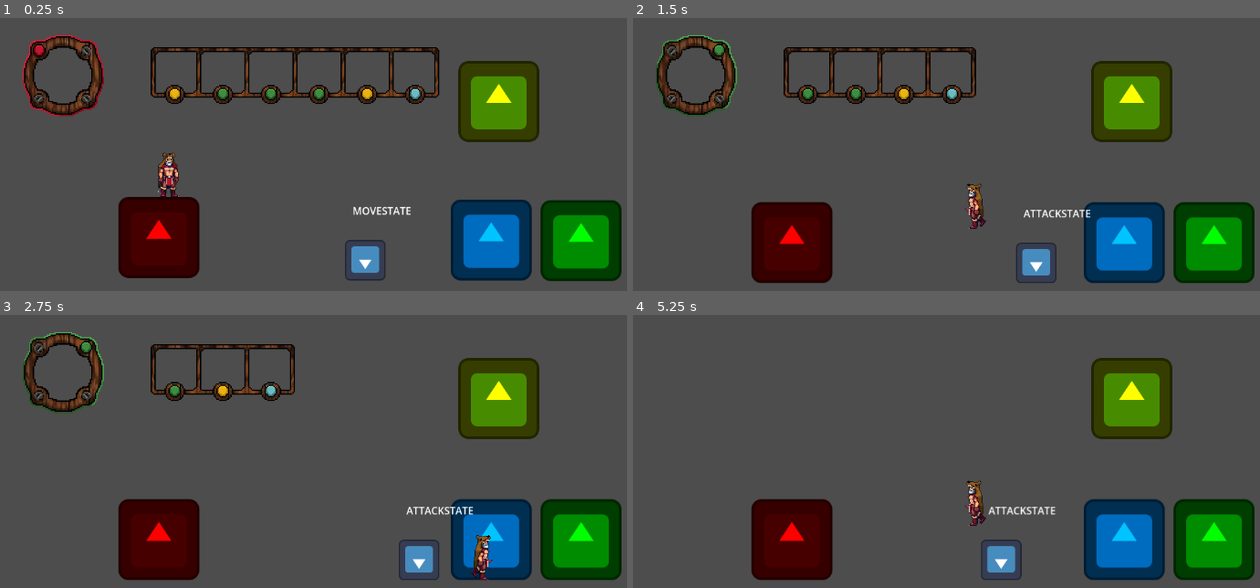
Above: before the commit, frames 1-4 (two rows, left to right).
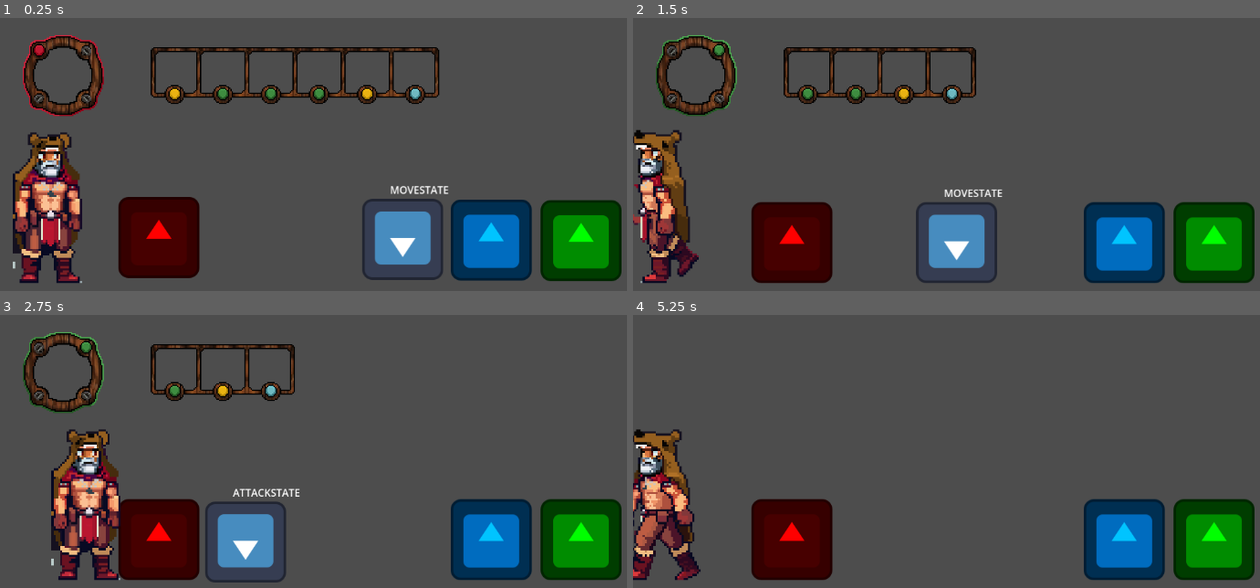
Above: after the commit, the same moments.

Repository: ButterM-40/BlitzWaveStudioGameJam70
Game: Godot game, scene res://Scenes/Tests/TestingCode.tscn
The game is run twice, just before and just after one commit, with the same random seed, the same clock (stepped at 60 frames per second) and the same inputs. The engine's default icon, where the game draws it, is replaced by a stand-in: a white triangle on a blue panel in a dark square.
Inputs:
- Up to frame 1 (0.25 s): no input
- Up to frame 2 (1.5 s): hold A (Right) from 0.53 s (still down); tap Space (Switch) at 0.6, 1.35 s; tap W (Jump) at 0.77 s
- Up to frame 3 (2.75 s): tap W (Jump) at 1.52 s; release A (Right) at 2.03 s; hold D (Left) from 2.03 s (still down); tap Space (Switch) at 2.1 s
- Up to frame 4 (5.25 s): release D (Left) at 2.78 s; hold A (Right) 2.78-4.28 s; tap Space (Switch) every 0.75 s from 2.85 to 5.1 s; tap W (Jump) at 3.02, 3.77, 4.52 s; hold D (Left) 4.28-5.03 s; hold A (Right) from 5.03 s (still down)

The runs differ from the first frame. In frame 1, 12% of the frame differs, in the area x 2-87%, y 15-97%; in frame 2, 11%; in frame 3, 12%, in the area x 8-87%, y 15-98%; in frame 4, 9.0%.

Commit message:
Scaled stuff corectly

Diff:
--- a/Scenes/Tests/TestingCode.tscn
+++ b/Scenes/Tests/TestingCode.tscn
@@ -33,12 +33,13 @@
 shape = SubResource("RectangleShape2D_hg2a7")
 
 [node name="RespawnPoint" type="Node2D" parent="."]
-position = Vector2(0, -79)
+position = Vector2(-495, -55)
 
 [node name="---- Player ----" type="Node" parent="."]
 
 [node name="Player" parent="---- Player ----" instance=ExtResource("6_pt727")]
-position = Vector2(-310, -115)
+position = Vector2(-501, -59)
+scale = Vector2(3.41, 3.41)
 
 [node name="OpenMenu" type="Node2D" parent="---- Player ----" node_paths=PackedStringArray("player_node")]
 script = ExtResource("7_to5tw")
@@ -55,7 +56,7 @@
 lock_rotation = false
 
 [node name="OwlTotem" parent="." instance=ExtResource("11_oasu7")]
-position = Vector2(212, -192)
+position = Vector2(191, -408)
 collision_mask = 15
 lock_rotation = false
 
@@ -64,4 +65,4 @@
 lock_rotation = false
 
 [node name="Enemy" parent="." instance=ExtResource("12_nyvo1")]
-position = Vector2(-24, 56)
+position = Vector2(60, 23)
--- a/Scenes/enemy.tscn
+++ b/Scenes/enemy.tscn
@@ -30,10 +30,10 @@
 
 [node name="AnimatedSprite2D" type="AnimatedSprite2D" parent="."]
 rotation = 3.14159
-scale = Vector2(0.5, 0.5)
 sprite_frames = SubResource("SpriteFrames_wkpfv")
 
 [node name="CollisionShape2D" type="CollisionShape2D" parent="."]
+scale = Vector2(2, 2)
 shape = SubResource("RectangleShape2D_0vl08")
 
 [node name="MoveState" type="Node2D" parent="."]
